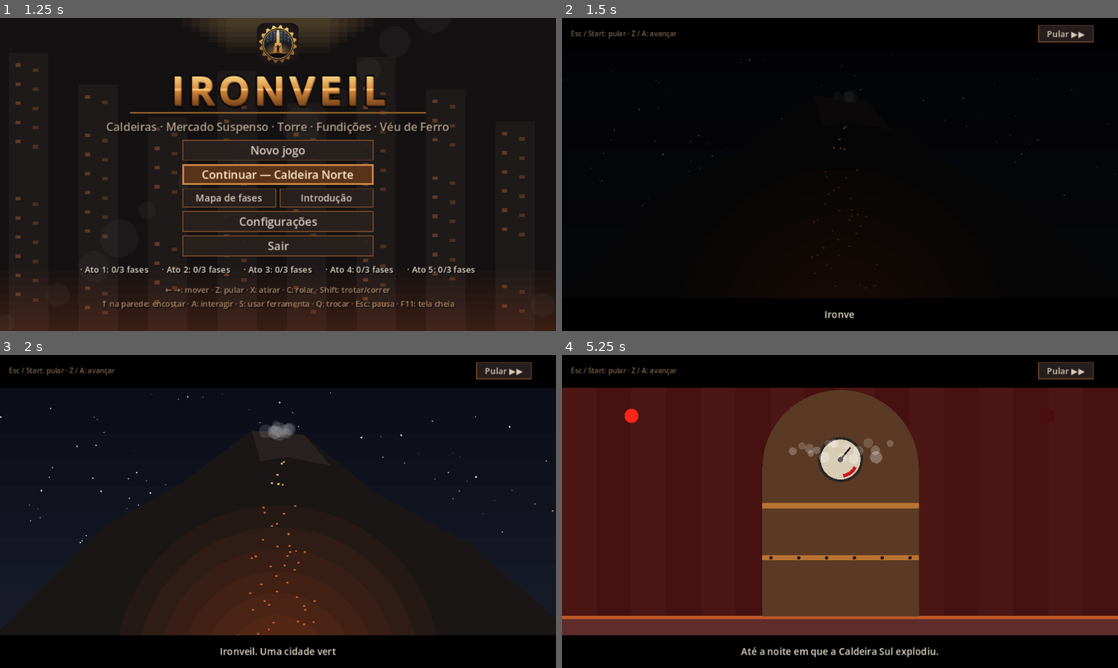
Above: before the commit, frames 1-4 (two rows, left to right).
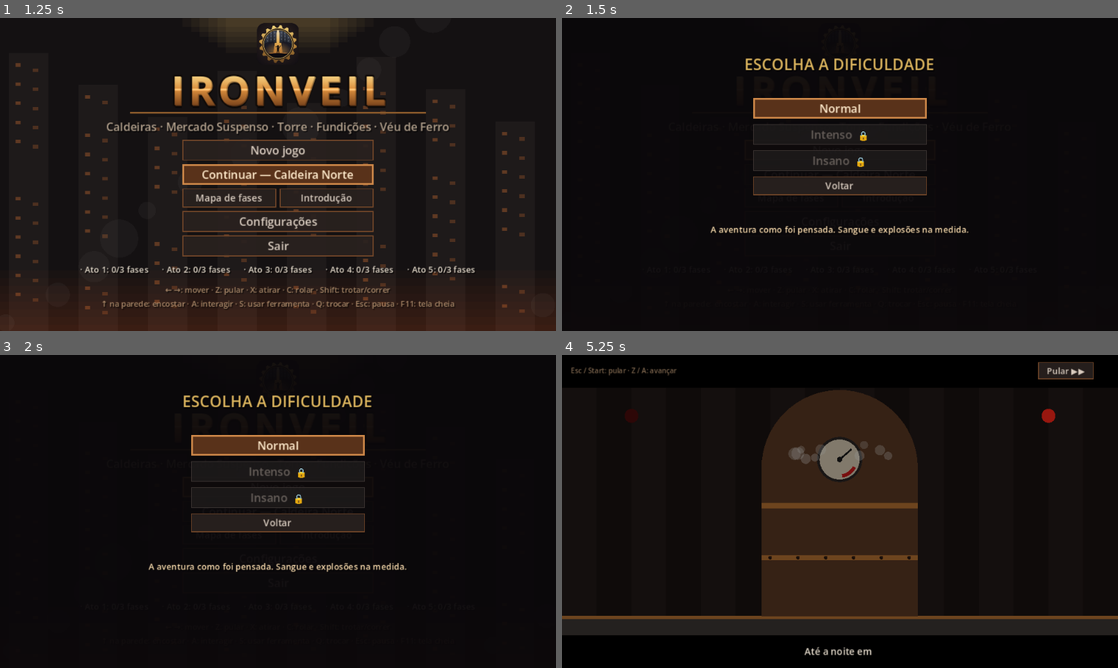
Above: after the commit, the same moments.

Repository: igonozoid/ironveil
Game: Godot game, scene res://scenes/main_menu.tscn
Two runs of this game, one before a commit and one after it. Both use one fixed random seed, a clock stepped at 60 frames per second and the inputs below.
Inputs (mouse positions are in pixels of both pictures, inside the frame that each line leads up to):
- Up to frame 1 (1.25 s): click "Português (Brasil)" at 0.5 s
- Up to frame 2 (1.5 s): click "Novo jogo" at 1.25 s
- Up to frame 3 (2 s): no input
- Up to frame 4 (5.25 s): click (840, 524) at 2 s, where only the run after the commit has a clickable "Voltar"; click (840, 486) at 2.75 s, where only the run after the commit has a clickable "Novo jogo"; click (840, 445) at 3.5 s, where only the run after the commit has a clickable "Normal"; tap Enter (ui_accept) at 4.25 s; move the mouse to (962, 495) at 4.27 s; hold Right (move_right) 4.28-5 s; hold A (interact) 4.28-5 s; click (962, 495) at 4.42 s; tap Z (jump) at 4.52, 4.82 s; tap C (roll) at 4.55 s; drag from (728, 527) to (812, 574) at 5.02 s

Frame 1 is identical in both runs. In frame 2, 6.7% of the frame differs, in the area x 1-96%, y 2-96%; in frame 3, 24%; in frame 4, 79%, in the area x 0-100%, y 10-97%.

Commit message:
Novo Jogo+ com dificuldades Normal, Intenso e Insano
Intenso: mais guardas, armaduras mais duras e muito mais sangue.
Insano: tudo no máximo — explosões em cadeia, tela tremendo, sangue nas
bordas da tela, luzes e pós-processamento exagerados.

Co-Authored-By: Claude Opus 5.5 <noreply@anthropic.com>

Diff:
--- a/app/scripts/autoload/game_state.gd
+++ b/app/scripts/autoload/game_state.gd
@@ -22,6 +22,16 @@
 	["interact", "Interagir"], ["use_tool", "Usar ferramenta"], ["swap_tool", "Trocar ferramenta"],
 	["pause", "Pausa"],
 ]
+## Dificuldades. Intenso e Insano (Novo Jogo+) liberam ao terminar o jogo.
+## gore: multiplica sangue e pedaços; hp: vida dos inimigos comuns; boss: vida
+## dos chefões; extra: inimigos a mais por posição; shake: tremor de tela;
+## fx: exagero visual (0 normal, 1 intenso, 2 insano).
+const DIFFICULTIES := [
+	{"id": "normal", "name": "Normal", "gore": 1.0, "hp": 1.0, "boss": 1.0, "extra": 0, "shake": 1.0, "fx": 0},
+	{"id": "intenso", "name": "Intenso", "gore": 2.6, "hp": 1.5, "boss": 1.35, "extra": 1, "shake": 1.5, "fx": 1},
+	{"id": "insano", "name": "Insano", "gore": 5.0, "hp": 2.0, "boss": 1.75, "extra": 2, "shake": 2.2, "fx": 2},
+]
+
 ## Idiomas disponíveis: [código, nome no próprio idioma]. Os textos ficam em
 ## i18n/<código>.po (o português é o idioma-fonte).
 const LANGUAGES := [["pt_BR", "Português (Brasil)"], ["en", "English"]]
@@ -77,6 +87,8 @@
 var phase_intro: bool = false
 ## Modo corrida (alternado pela tecla de trotar/correr).
 var run_mode: bool = false
+## Dificuldade da partida atual (índice em DIFFICULTIES); vai no checkpoint.
+var difficulty: int = 0
 ## Console de testes: invencibilidade.
 var god_mode: bool = false
 ## Sangue e sujeira na roupa de Sera (só nesta sessão; some ao fim de cada ato).
@@ -252,6 +264,42 @@
 	DisplayServer.window_set_mode(DisplayServer.WINDOW_MODE_FULLSCREEN if fs else DisplayServer.WINDOW_MODE_WINDOWED)
 
 
+# ---------------------------------------------------------------- dificuldade
+
+func diff() -> Dictionary:
+	return DIFFICULTIES[clampi(difficulty, 0, DIFFICULTIES.size() - 1)]
+
+
+## Novo Jogo+ (Intenso e Insano): liberado depois de vencer o Tecelão.
+func is_game_complete() -> bool:
+	return is_act_complete(ACTS.size() - 1)
+
+
+func gore_mult() -> float:
+	return float(diff()["gore"])
+
+
+func fx_level() -> int:
+	return int(diff()["fx"])
+
+
+func shake_mult() -> float:
+	return float(diff()["shake"])
+
+
+func extra_enemies() -> int:
+	return int(diff()["extra"])
+
+
+## Vida de um inimigo comum na dificuldade atual.
+func enemy_hp(base: int) -> int:
+	return maxi(base, int(ceil(base * float(diff()["hp"]))))
+
+
+func boss_hp(base: int) -> int:
+	return int(round(base * float(diff()["boss"])))
+
+
 # ---------------------------------------------------------------- upgrades
 
 func max_hp() -> int:
@@ -272,8 +320,9 @@
 
 # ---------------------------------------------------------------- fluxo
 
-func new_game() -> void:
+func new_game(diff: int = 0) -> void:
 	phase_intro = true
+	difficulty = clampi(diff, 0, DIFFICULTIES.size() - 1)
 	phase = 0
 	hp = max_hp()
 	inv = {"charge": 0, "sealant": 0, "card": 0}
@@ -388,6 +437,7 @@
 
 func save_checkpoint() -> void:
 	var cp := {
+		"diff": difficulty,
 		"phase": phase,
 		"hp": hp,
 		"inv": inv.duplicate(),
@@ -464,6 +514,7 @@
 	if c.is_empty():
 		return
 	phase = int(c.get("phase", 0))
+	difficulty = clampi(int(c.get("diff", 0)), 0, DIFFICULTIES.size() - 1)
 	hp = mini(int(c.get("hp", max_hp())), max_hp())
 	var saved_inv: Dictionary = c.get("inv", {})
 	inv = {"charge": 0, "sealant": 0, "card": 0}
--- a/app/scripts/blood.gd
+++ b/app/scripts/blood.gd
@@ -9,9 +9,10 @@
 const Fx := preload("res://scripts/fx.gd")
 const TILE := 20
 const GRAV := 900.0
-const MAX_DROPS := 700
+## Limites crescem com a dificuldade (Intenso/Insano: gore absurdo).
+var MAX_DROPS := 700
 const MAX_STAINS := 3000
-const MAX_GIBS := 180
+var MAX_GIBS := 180
 const MAX_POOLS := 60
 
 const BLOOD := Color(0.62, 0.04, 0.04)
@@ -44,6 +45,9 @@
 
 
 func _ready() -> void:
+	var fx := Game.fx_level()
+	MAX_DROPS = 700 * (1 + fx * 2)
+	MAX_GIBS = 180 * (1 + fx * 2)
 	z_index = 7
 	stains = StainLayer.new()
 	stains.z_index = -6   # relativo: fica atrás dos personagens, sobre o cenário
@@ -67,6 +71,9 @@
 		Fx.sparks(get_parent(), pos)
 		return
 	var base := dir.angle() if dir != Vector2.ZERO else -PI * 0.5
+	amount = int(amount * Game.gore_mult())
+	speed *= 1.0 + 0.18 * Game.fx_level()
+	spread = minf(PI, spread * (1.0 + 0.25 * Game.fx_level()))
 	for i in amount:
 		if d_pos.size() >= MAX_DROPS:
 			_remove_drop(0)
@@ -89,13 +96,13 @@
 		return
 	var pc: Vector2 = Game.world.player.center()
 	var d := pos.distance_to(pc)
-	var reach := 70.0 + amount * 1.2 + speed * 0.08
+	var reach := (70.0 + amount * 1.2 + speed * 0.08) * (1.0 + 0.8 * Game.fx_level())
 	if d > reach:
 		return
 	var k := clampf(1.0 - d / reach, 0.15, 1.0) * clampf(amount / 40.0, 0.4, 1.6)
 	var cam: Vector2 = Game.world.camera.position
 	sb.splat(pos - cam, dir, k)
-	screen_cd = 0.12
+	screen_cd = 0.12 / (1.0 + Game.fx_level())
 
 
 ## Explosão de sangue em todas as direções.
@@ -114,7 +121,7 @@
 		tries += 1
 	if not level.is_solid(c):
 		return
-	stains.add_pool(Vector2(pos.x, c.y * TILE), radius)
+	stains.add_pool(Vector2(pos.x, c.y * TILE), radius * (1.0 + 0.45 * Game.fx_level()))
 
 
 ## Pedaços que voam, quicam e (se `bleed`) sangram.
@@ -122,6 +129,8 @@
 	if bleed and not _gore():
 		Fx.debris(get_parent(), pos)
 		return
+	amount = int(amount * (Game.gore_mult() if bleed else 1.0 + 0.5 * Game.fx_level()))
+	speed *= 1.0 + 0.2 * Game.fx_level()
 	for i in amount:
 		var idx := g_pos.size()
 		if idx >= MAX_GIBS:
@@ -334,7 +343,7 @@
 	var dirty := false
 
 	func add_stain(p: Vector2, r: float, kind: int, col: Color) -> void:
-		if s_pos.size() < 3000:
+		if s_pos.size() < 3000 * (1 + Game.fx_level()):
 			s_pos.append(p)
 			s_r.append(r)
 			s_kind.append(kind)
@@ -344,7 +353,7 @@
 			s_r[ring] = r
 			s_kind[ring] = kind
 			s_col[ring] = col
-			ring = (ring + 1) % 3000
+			ring = (ring + 1) % (3000 * (1 + Game.fx_level()))
 		dirty = true
 
 	func add_pool(p: Vector2, target: float) -> void:
--- a/app/scripts/entities/airship.gd
+++ b/app/scripts/entities/airship.gd
@@ -15,8 +15,10 @@
 
 enum S { IDLE, INTRO, CRUISE, BOMB, SEARCH, BURST, DROP, ANCHOR, STAGGER, DYING, DEAD }
 
-const MAX_HP := 24
-const PHASE2_HP := 12
+const BASE_HP := 24
+## Vida máxima nesta dificuldade (definida em _ready).
+var MAX_HP := 24
+var PHASE2_HP := 12
 const HARPOON_DMG := 4
 const ANCHOR_DMG := 3
 const BEAM_LEN := 260.0
@@ -83,6 +85,10 @@
 
 
 func _ready() -> void:
+	MAX_HP = Game.boss_hp(BASE_HP)
+	hp = MAX_HP
+	bar_hp = float(MAX_HP)
+	PHASE2_HP = MAX_HP / 2
 	add_to_group("boss")
 	add_to_group("enemy")
 	collision_layer = 8
--- a/app/scripts/entities/automaton.gd
+++ b/app/scripts/entities/automaton.gd
@@ -35,6 +35,7 @@
 
 
 func _ready() -> void:
+	hp = Game.enemy_hp(2)
 	add_to_group("enemy")
 	add_to_group("guard")
 	add_to_group("automaton")
--- a/app/scripts/entities/boss.gd
+++ b/app/scripts/entities/boss.gd
@@ -18,8 +18,10 @@
 
 enum S { IDLE, INTRO, WALK, AIM, FIRE, RAISE, RECOVER, LAUNCH, STUN, DYING, DEAD }
 
-const MAX_HP := 20
-const PHASE2_HP := 10
+const BASE_HP := 20
+## Vida máxima nesta dificuldade (definida em _ready).
+var MAX_HP := 20
+var PHASE2_HP := 10
 const GRAVITY := 980.0
 const HIGH_Y := -21.0
 const LOW_Y := -7.0
@@ -78,6 +80,10 @@
 
 
 func _ready() -> void:
+	MAX_HP = Game.boss_hp(BASE_HP)
+	hp = MAX_HP
+	bar_hp = float(MAX_HP)
+	PHASE2_HP = MAX_HP / 2
 	add_to_group("enemy")
 	add_to_group("boss")
 	collision_layer = 4
--- a/app/scripts/entities/explosion.gd
+++ b/app/scripts/entities/explosion.gd
@@ -27,7 +27,13 @@
 	Fx.steam_puff(par, position, 14)
 	Fx.sparks(par, position)
 	Fx.sparks(par, position + Vector2(4, -4))
-	Light.make(par, position, Color(1.0, 0.6, 0.25), radius * 4.0, 2.2, 0.0, 0.45)
+	Light.make(par, position, Color(1.0, 0.6, 0.25), radius * (4.0 + 2.0 * Game.fx_level()), 2.2 + Game.fx_level(), 0.0, 0.45 + 0.25 * Game.fx_level())
+	if Game.fx_level() >= 2:
+		# Insano: explosões secundárias de fogo e fumaça em volta.
+		for k in 4:
+			var off := Vector2(randf_range(-radius, radius), randf_range(-radius * 0.6, radius * 0.3))
+			Fx.fire(par, position + off, 10)
+			Fx.smoke(par, position + off, 6)
 	Sfx.play("explosion", -2.0 if radius > 30.0 else -6.0)
 	if Game.world:
 		Game.world.shake(6.0 if radius > 30.0 else 3.0)
--- a/app/scripts/entities/forge_golem.gd
+++ b/app/scripts/entities/forge_golem.gd
@@ -15,8 +15,10 @@
 
 enum S { IDLE, INTRO, WADE, SLAM, THROW, COOLED, DYING, DEAD }
 
-const MAX_HP := 30
-const PHASE2_HP := 15
+const BASE_HP := 30
+## Vida máxima nesta dificuldade (definida em _ready).
+var MAX_HP := 30
+var PHASE2_HP := 15
 const COOL_DMG := 3
 const CORE_HITS := 5
 const COOL_TIME := 5.0
@@ -70,6 +72,10 @@
 
 
 func _ready() -> void:
+	MAX_HP = Game.boss_hp(BASE_HP)
+	hp = MAX_HP
+	bar_hp = float(MAX_HP)
+	PHASE2_HP = MAX_HP / 2
 	add_to_group("boss")
 	add_to_group("enemy")
 	collision_layer = 8
--- a/app/scripts/entities/guard.gd
+++ b/app/scripts/entities/guard.gd
@@ -43,6 +43,7 @@
 
 
 func _ready() -> void:
+	hp = Game.enemy_hp(2)
 	add_to_group("enemy")
 	add_to_group("guard")
 	add_to_group("splat_target")
@@ -327,6 +328,12 @@
 	if Game.world:
 		Game.world.hitstop(0.07)
 		Game.world.shake(4.0)
+	# Intenso/Insano: qualquer morte pode virar picadinho.
+	var fxl := Game.fx_level()
+	if kind != "blast" and kind != "crush" and (fxl >= 2 or (fxl == 1 and randf() < 0.4)) and Game.gore_enabled():
+		kind = "blast"
+		if dir == Vector2.ZERO:
+			dir = Vector2(-facing, -0.5)
 	if kind == "blast" or kind == "crush":
 		# Despedaçado
 		gibbed = true
--- a/app/scripts/entities/regulator.gd
+++ b/app/scripts/entities/regulator.gd
@@ -17,8 +17,10 @@
 
 enum S { IDLE, INTRO, WAIT, SWING, GEARS, VENTS, SUMMON, EXPOSED, RISE, DYING, DEAD }
 
-const MAX_HP := 24
-const PHASE2_HP := 12
+const BASE_HP := 24
+## Vida máxima nesta dificuldade (definida em _ready).
+var MAX_HP := 24
+var PHASE2_HP := 12
 const BRAKE_DMG := 4
 const CORE_HITS := 4
 const AMP := 0.9
@@ -93,6 +95,10 @@
 
 
 func _ready() -> void:
+	MAX_HP = Game.boss_hp(BASE_HP)
+	hp = MAX_HP
+	bar_hp = float(MAX_HP)
+	PHASE2_HP = MAX_HP / 2
 	add_to_group("boss")
 	add_to_group("enemy")
 	collision_layer = 8
--- a/app/scripts/entities/turret.gd
+++ b/app/scripts/entities/turret.gd
@@ -31,6 +31,7 @@
 
 
 func _ready() -> void:
+	hp = Game.enemy_hp(3)
 	add_to_group("turret")
 	add_to_group("breakable")
 	collision_layer = 8
--- a/app/scripts/entities/weaver.gd
+++ b/app/scripts/entities/weaver.gd
@@ -16,7 +16,9 @@
 
 enum S { IDLE, INTRO, WAIT, SHUTTLE, PLATES, LIGHTNING, SUMMON, OPEN, DYING, DEAD }
 
-const MAX_HP := 36
+const BASE_HP := 36
+## Vida máxima nesta dificuldade (definida em _ready).
+var MAX_HP := 36
 const OPEN_TIME := 3.6
 const CORE_HITS := 6
 const SHUTTLE_SPEED := 430.0
@@ -76,6 +78,9 @@
 
 
 func _ready() -> void:
+	MAX_HP = Game.boss_hp(BASE_HP)
+	hp = MAX_HP
+	bar_hp = float(MAX_HP)
 	add_to_group("boss")
 	add_to_group("enemy")
 	collision_layer = 8
@@ -356,7 +361,7 @@
 	if hp <= 0:
 		_die()
 		return
-	var new_stage := 1 + (1 if hp <= 24 else 0) + (1 if hp <= 12 else 0)
+	var new_stage := 1 + (1 if hp <= MAX_HP * 2 / 3 else 0) + (1 if hp <= MAX_HP / 3 else 0)
 	if new_stage != stage:
 		stage = new_stage
 		phase2 = stage >= 2
--- a/app/scripts/fx.gd
+++ b/app/scripts/fx.gd
@@ -20,7 +20,12 @@
 	var p := CPUParticles2D.new()
 	p.one_shot = true
 	p.explosiveness = 0.95
-	p.amount = amount
+	# Intenso/Insano: partículas para todo lado.
+	var fxl := Game.fx_level()
+	amount = int(amount * (1.0 + 0.9 * fxl))
+	speed *= 1.0 + 0.3 * fxl
+	life *= 1.0 + 0.25 * fxl
+	p.amount = maxi(1, amount)
 	p.lifetime = life
 	p.direction = Vector2(0, -1)
 	p.spread = 180.0
@@ -57,7 +62,7 @@
 	var p := CPUParticles2D.new()
 	p.one_shot = true
 	p.explosiveness = 1.0
-	p.amount = amount
+	p.amount = maxi(1, int(amount * (1.0 + 0.9 * Game.fx_level())))
 	p.lifetime = 0.5
 	p.direction = Vector2(0, -1)
 	p.spread = 75.0
--- a/app/scripts/game.gd
+++ b/app/scripts/game.gd
@@ -147,6 +147,9 @@
 
 func _process(delta: float) -> void:
 	_update_music()
+	# Insano: a tela nunca para de tremer.
+	if Game.fx_level() >= 2 and trauma < 0.22:
+		trauma = 0.22
 	if input_lock > 0.0:
 		input_lock -= delta
 	# Tremor: trauma² com senos de frequências diferentes (sem chiado aleatório),
@@ -234,7 +237,7 @@
 				[Color(1.0, 0.55, 0.2, 0.8), 25, Vector2(0, -1), 14.0, Vector2(0, -8), 1.0, 2.0, 6.0]]
 	for s in specs:
 		var p := CPUParticles2D.new()
-		p.amount = s[1]
+		p.amount = int(s[1]) * (1 + Game.fx_level())
 		p.lifetime = s[7]
 		p.preprocess = s[7]
 		p.emission_shape = CPUParticles2D.EMISSION_SHAPE_RECTANGLE
@@ -263,6 +266,7 @@
 func hitstop(duration: float) -> void:
 	hitstop_id += 1
 	var my_id := hitstop_id
+	duration *= 1.0 + 0.35 * Game.fx_level()
 	hitstop_left = duration
 	Engine.time_scale = 0.05
 	await get_tree().create_timer(duration, true, false, true).timeout
@@ -287,6 +291,7 @@
 
 ## `amount` na escala antiga (≈2 leve, 6 forte, 12 enorme); vira trauma somado.
 func shake(amount: float) -> void:
+	amount *= Game.shake_mult()
 	shake_amt = maxf(shake_amt, amount)
 	trauma = clampf(trauma + amount / 12.0, 0.0, 1.0)
 
--- a/app/scripts/level.gd
+++ b/app/scripts/level.gd
@@ -442,6 +442,12 @@
 			g.position = cell_bottom_center(c) - Vector2(0, 0.5)
 			g.shielded = pair[1]
 			add_child(g)
+			# Intenso/Insano: mais guardas por posição.
+			for pos in _extra_spots(cell_bottom_center(c), Game.extra_enemies()):
+				var e = GuardScript.new()
+				e.position = pos
+				e.shielded = pair[1] and randf() < 0.5
+				add_child(e)
 
 	# Tirolesas: cada Z liga ao z mais próximo.
 	for c in _marks("Z"):
@@ -564,6 +570,10 @@
 		var au = AutomatonScript.new()
 		au.position = cell_bottom_center(c) - Vector2(0, 0.5)
 		add_child(au)
+		for pos in _extra_spots(cell_bottom_center(c), 1 if Game.extra_enemies() >= 2 else 0):
+			var ea = AutomatonScript.new()
+			ea.position = pos
+			add_child(ea)
 
 	for c in _marks("f"):
 		var br = BrakeScript.new()
@@ -693,6 +703,24 @@
 	add_child(drawer)
 
 
+## Posições livres ao lado de um inimigo (chão firme, sem parede, mesma tela).
+func _extra_spots(base: Vector2, n: int) -> Array:
+	var out: Array = []
+	if n <= 0:
+		return out
+	var scr := screen_of_pos(base + Vector2(0, -4))
+	for k in 6:
+		if out.size() >= n:
+			break
+		var off := (k / 2 + 1) * 38.0 * (1.0 if k % 2 == 0 else -1.0)
+		var p := base + Vector2(off, 0)
+		var floor_c := world_to_cell(p + Vector2(0, 4))
+		var body_c := world_to_cell(p + Vector2(0, -12))
+		if screen_of_pos(p + Vector2(0, -4)) == scr and (is_solid(floor_c) or is_oneway(floor_c)) and not is_solid(body_c) and _marks("~").find(world_to_cell(p + Vector2(0, -4))) < 0:
+			out.append(p - Vector2(0, 0.5))
+	return out
+
+
 func _spawn_npcs() -> void:
 	var i := 0
 	for e in npc_spots:
@@ -711,7 +739,9 @@
 # ---------------------------------------------------------------- luzes
 
 func add_light(pos: Vector2, col: Color, radius: float, energy: float, flick: float = 0.0) -> void:
-	var l = Light.make(self, pos, col, radius, energy, flick)
+	# Intenso/Insano: luzes mais fortes e tremulando.
+	var fx := Game.fx_level()
+	var l = Light.make(self, pos, col, radius * (1.0 + 0.15 * fx), energy * (1.0 + 0.2 * fx), minf(0.9, flick + 0.2 * fx))
 	l.z_index = 20
 	l.enabled = false
 	lights.append([l, screen_of_pos(pos)])
--- a/app/scripts/ui/cheat_console.gd
+++ b/app/scripts/ui/cheat_console.gd
@@ -15,6 +15,7 @@
 	"matar — derrota os inimigos da tela",
 	"chefao_vida N — deixa o chefão com N de vida",
 	"vento N — força do vento (0 desliga)",
+	"dificuldade normal|intenso|insano — muda a dificuldade e reinicia a fase",
 	"limpar — limpa o console",
 	"fechar — fecha (ou = / Esc)",
 ]
@@ -199,6 +200,17 @@
 				return "Fora do jogo."
 			w.set_wind(float(arg))
 			return "Vento: %s" % arg
+		"dificuldade", "difficulty":
+			var names := ["normal", "intenso", "insano"]
+			var di := names.find(arg)
+			if di < 0:
+				return "Use: dificuldade normal | intenso | insano"
+			Game.difficulty = di
+			if w != null:
+				toggle()
+				Game.save_checkpoint()
+				get_tree().reload_current_scene()
+			return "Dificuldade: " + arg
 		"limpar", "clear":
 			lines.clear()
 			log_label.text = ""
--- a/app/scripts/ui/hud.gd
+++ b/app/scripts/ui/hud.gd
@@ -140,6 +140,9 @@
 				draw_rect(pr, Color("2e2a2a"))
 				draw_rect(Rect2(pr.position + Vector2(0, 12 * (1.0 - k)), Vector2(10, 12 * k)), Color(0.63, 0.48, 0.22, 0.5))
 			x += 16.0
+		if Game.difficulty > 0:
+			draw_string(font, Vector2(10, 32), tr(String(Game.diff()["name"])).to_upper(), HORIZONTAL_ALIGNMENT_LEFT, -1, 8,
+				Color(1.0, 0.35, 0.2) if Game.difficulty >= 2 else Color(1.0, 0.65, 0.3))
 		if Game.run_mode:
 			draw_string(font, Vector2(x + 2, 17), tr("CORRENDO"), HORIZONTAL_ALIGNMENT_LEFT, -1, 8, Color(1.0, 0.8, 0.45))
 		_draw_boss(font)
--- a/app/scripts/ui/main_menu.gd
+++ b/app/scripts/ui/main_menu.gd
@@ -36,7 +36,7 @@
 	vb.add_theme_constant_override("separation", 4)
 	add_child(vb)
 
-	new_btn = _button(vb, "Novo jogo", func(): Game.new_game())
+	new_btn = _button(vb, "Novo jogo+" if Game.is_game_complete() else "Novo jogo", func(): _difficulty_picker())
 	continue_btn = _button(vb, "Continuar", func(): Game.continue_game())
 	var row1 := _row(vb)
 	var map_btn := _button(row1, "Mapa de fases", func(): Game.open_map("browse"))
@@ -140,6 +140,76 @@
 		add_child(title)
 
 
+const DIFF_DESC := [
+	"A aventura como foi pensada. Sangue e explosões na medida.",
+	"Mais guardas em cada posição, armaduras mais duras, chefões com mais vida. O sangue jorra para todos os lados.",
+	"Dobro de inimigos e de vida, chefões quase invencíveis. Gore absurdo, explosões em cadeia, a tela nunca para de tremer e as cores enlouquecem.",
+]
+
+
+## Escolha da dificuldade ao começar. Intenso e Insano são o Novo Jogo+:
+## liberam depois de vencer o Tecelão (os upgrades continuam com você).
+func _difficulty_picker() -> void:
+	var layer := Control.new()
+	layer.position = Vector2.ZERO
+	layer.size = Vector2(640, 360)
+	layer.mouse_filter = Control.MOUSE_FILTER_STOP
+	add_child(layer)
+	var bg := ColorRect.new()
+	bg.color = Color(0.04, 0.03, 0.04, 0.95)
+	bg.size = Vector2(640, 360)
+	layer.add_child(bg)
+	var t := Label.new()
+	t.text = "ESCOLHA A DIFICULDADE"
+	t.horizontal_alignment = HORIZONTAL_ALIGNMENT_CENTER
+	t.position = Vector2(0, 40)
+	t.size = Vector2(640, 26)
+	t.add_theme_font_size_override("font_size", 18)
+	t.add_theme_color_override("font_color", Color("e0b860"))
+	layer.add_child(t)
+	var desc := Label.new()
+	desc.position = Vector2(110, 236)
+	desc.size = Vector2(420, 60)
+	desc.horizontal_alignment = HORIZONTAL_ALIGNMENT_CENTER
+	desc.autowrap_mode = TextServer.AUTOWRAP_WORD_SMART
+	desc.add_theme_font_size_override("font_size", 10)
+	desc.add_theme_color_override("font_color", Color(1.0, 0.88, 0.7))
+	layer.add_child(desc)
+	var vb := VBoxContainer.new()
+	vb.position = Vector2(220, 92)
+	vb.custom_minimum_size = Vector2(200, 0)
+	vb.add_theme_constant_override("separation", 6)
+	layer.add_child(vb)
+	var unlocked := Game.is_game_complete()
+	var first: Button = null
+	for i in Game.DIFFICULTIES.size():
+		var d: Dictionary = Game.DIFFICULTIES[i]
+		var idx := i
+		var label := tr(String(d["name"]))
+		if i > 0 and not unlocked:
+			label += "  🔒"
+		var b := _button(vb, label, func(): Game.new_game(idx))
+		b.auto_translate_mode = Node.AUTO_TRANSLATE_MODE_DISABLED
+		b.disabled = i > 0 and not unlocked
+		if i == 2:
+			b.add_theme_color_override("font_color", Color(1.0, 0.4, 0.3))
+		elif i == 1:
+			b.add_theme_color_override("font_color", Color(1.0, 0.7, 0.35))
+		var info := tr(DIFF_DESC[i])
+		if i > 0 and not unlocked:
+			info += "\n" + tr("Termine o jogo para liberar (Novo Jogo+).")
+		b.focus_entered.connect(func(): desc.text = info)
+		b.mouse_entered.connect(func(): desc.text = info)
+		if first == null:
+			first = b
+	var back := _button(vb, "Voltar", func():
+		layer.queue_free()
+		new_btn.grab_focus())
+	back.add_theme_font_size_override("font_size", 11)
+	first.grab_focus()
+	desc.text = tr(DIFF_DESC[0])
+
+
 ## Escolha de idioma na primeira abertura do jogo.
 func _language_picker() -> void:
 	var emblem := TextureRect.new()
--- a/app/scripts/ui/post_fx.gd
+++ b/app/scripts/ui/post_fx.gd
@@ -41,6 +41,15 @@
 	mat.set_shader_parameter("grade_amount", g[2])
 	mat.set_shader_parameter("saturation", g[3])
 	mat.set_shader_parameter("bloom_threshold", g[4])
+	# Intenso/Insano: tudo mais forte — brilho, vinheta, grão, cor e contraste.
+	var fx := Game.fx_level()
+	mat.set_shader_parameter("bloom_strength", 0.55 + 0.35 * fx)
+	mat.set_shader_parameter("bloom_threshold", float(g[4]) - 0.08 * fx)
+	mat.set_shader_parameter("vignette", 0.4 + 0.18 * fx)
+	mat.set_shader_parameter("grain", 0.02 + 0.02 * fx)
+	mat.set_shader_parameter("saturation", float(g[3]) * (1.0 + 0.15 * fx))
+	mat.set_shader_parameter("contrast", 1.08 + 0.08 * fx)
+	mat.set_shader_parameter("grade_amount", float(g[2]) * (1.0 + 0.3 * fx))
 
 
 func _process(delta: float) -> void:
@@ -52,6 +61,10 @@
 	last_hp = Game.hp
 	# Tempo real: o efeito continua decaindo durante o hitstop.
 	hurt = maxf(0.0, hurt - delta / maxf(Engine.time_scale, 0.05) * 2.5)
-	mat.set_shader_parameter("hurt", hurt)
+	var wobble := 0.0
+	if Game.fx_level() >= 2:
+		# Insano: as cores nunca ficam no lugar.
+		wobble = 0.16 + 0.1 * sin(Time.get_ticks_msec() / 180.0)
+	mat.set_shader_parameter("hurt", maxf(hurt, wobble))
 	# A vida baixa agora é mostrada pela borda de vida (health_border.gd).
 	mat.set_shader_parameter("low_hp", 0.0)
--- a/app/scripts/ui/screen_blood.gd
+++ b/app/scripts/ui/screen_blood.gd
@@ -2,8 +2,8 @@
 ## Sangue que espirra "na lente": manchas na tela quando alguém é estraçalhado
 ## perto de Sera. Escorrem devagar e somem em alguns segundos.
 
-const MAX_BLOBS := 16
-const HOLD := 2.6
+var MAX_BLOBS := 16
+var HOLD := 2.6
 const FADE := 2.4
 
 ## Cada mancha: {pos, parts: [[off, r]], drips: [[off, len, max, speed, w]], t, col}
@@ -12,6 +12,8 @@
 
 
 func _ready() -> void:
+	MAX_BLOBS = 16 * (1 + Game.fx_level() * 2)
+	HOLD = 2.6 + 1.6 * Game.fx_level()
 	layer = 9
 	canvas = Node2D.new()
 	add_child(canvas)
@@ -22,6 +24,7 @@
 func splat(pos: Vector2, dir: Vector2, k: float) -> void:
 	if not Game.gore_enabled():
 		return
+	k *= 1.0 + 0.6 * Game.fx_level()
 	var n := 1 + int(k * 2.2)
 	for i in n:
 		# Espalha em direção à "câmera": empurra para longe do ponto e para as bordas.
@@ -29,7 +32,13 @@
 		if dir != Vector2.ZERO:
 			off += dir.normalized() * randf_range(20, 90) * k
 		var p := (pos + off).clamp(Vector2(-10, -10), Vector2(650, 370))
-		_add_blob(p, randf_range(5.0, 11.0) * clampf(k, 0.5, 1.4))
+		_add_blob(p, randf_range(5.0, 11.0) * clampf(k, 0.5, 1.4 + 0.4 * Game.fx_level()))
+	# Insano: sangue escorrendo pelos cantos e bordas da tela.
+	if Game.fx_level() >= 2:
+		for i in 2:
+			var edge: Vector2 = [Vector2(randf_range(0, 640), randf_range(-6, 14)), Vector2(randf_range(-6, 14), randf_range(0, 360)),
+				Vector2(randf_range(626, 646), randf_range(0, 360)), Vector2(randf_range(0, 640), randf_range(346, 366))][randi() % 4]
+			_add_blob(edge, randf_range(10.0, 20.0))
 
 
 func _add_blob(p: Vector2, size: float) -> void:
--- a/app/tests/test_runner.gd
+++ b/app/tests/test_runner.gd
@@ -26,6 +26,7 @@
 	await _features()
 	await _act45()
 	await _extras()
+	await _difficulty()
 	Game.checkpoint = saved_cp
 	Game.progress = saved_prog
 	if backup != "":
@@ -1220,3 +1221,38 @@
 		var f := FileAccess.open(Game.SAVE_PATH, FileAccess.WRITE)
 		f.store_string(backup)
 		f.close()
+
+
+func _difficulty() -> void:
+	var backup := ""
+	if FileAccess.file_exists(Game.SAVE_PATH):
+		backup = FileAccess.get_file_as_string(Game.SAVE_PATH)
+	var saved_cp: Dictionary = Game.checkpoint.duplicate()
+	var saved_prog: Dictionary = Game.progress.duplicate(true)
+	Game.checkpoint = {}
+	Game.progress["upgrades"] = []
+	var counts := []
+	var drops := []
+	for d in [0, 2]:
+		Game.difficulty = d
+		await load_phase(1)
+		Game.hp = 99
+		var guards := get_tree().get_nodes_in_group("guard")
+		counts.append(guards.size())
+		if d == 2:
+			check(guards[0].hp == 4, "insane: guards have double health (%d)" % guards[0].hp)
+		g.blood.burst(g.player.center() + Vector2(40, 0), 40)
+		drops.append(g.blood.d_pos.size())
+	check(counts[1] > counts[0], "insane: more guards (%d -> %d)" % [counts[0], counts[1]])
+	check(drops[1] > drops[0] * 3, "insane: much more blood (%d -> %d)" % [drops[0], drops[1]])
+	Game.difficulty = 1
+	await load_phase(8)
+	check(g.boss.MAX_HP > g.boss.BASE_HP, "intense: boss has more health (%d)" % g.boss.MAX_HP)
+	Game.difficulty = 0
+	await load_phase(0)
+	Game.checkpoint = saved_cp
+	Game.progress = saved_prog
+	if backup != "":
+		var f := FileAccess.open(Game.SAVE_PATH, FileAccess.WRITE)
+		f.store_string(backup)
+		f.close()
Not shown, changed: app/i18n/en.po
Not shown, changed: app/i18n/pt_BR.po
Not shown, changed: app/MECHANICS.md
Not shown, changed: docs/ROADMAP.md
